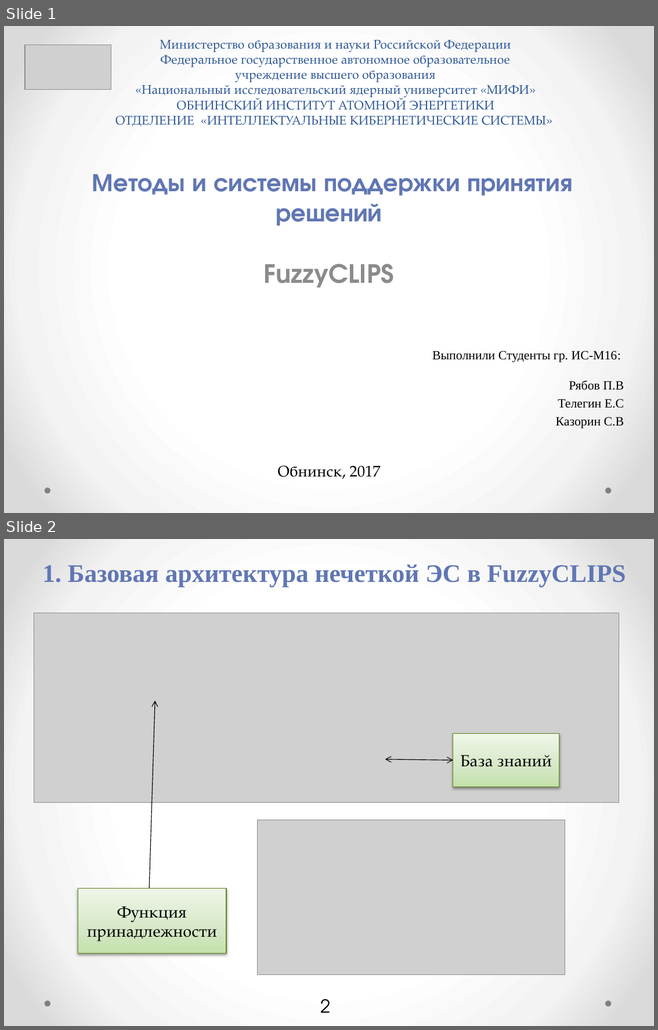
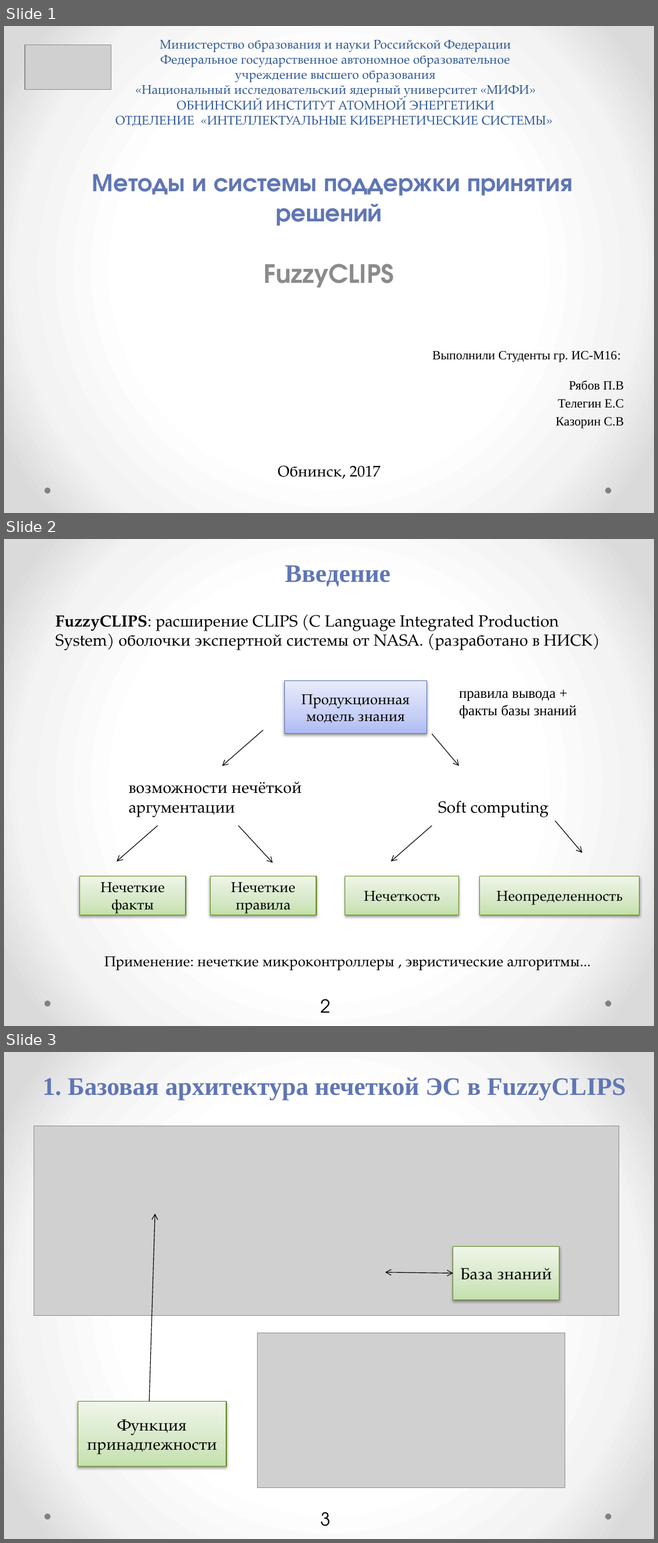
Before and after one commit to petr-r94/ResearchDocsPack, a slide deck: FuzzyCLIPS_End_release.pptx. Shown one above the other, each under a label of ours: slides 1 and 2 before the commit, slides 1, 2 and 3 after it. The pictures are 658x1030 and 658x1543 pixels, drawn with LibreOffice and Linux fonts; fonts in the diff are those of the drawing; grey boxes stand for pictures. Boxes give left, top, right and bottom in pixels: in the first picture for what was removed or moved away, otherwise in the second. Text is boxed around its words. In the diff, an @@ line names an element or a change of style, - is before the commit and + after.

```diff
--- a/FuzzyCLIPS_End_release.pptx
+++ b/FuzzyCLIPS_End_release.pptx
@@ slide 2 added at (4,539,654,1026), background gradient #FFFFFF to #F4F4F4 to #DADADA; not listed: 2 template elements that a slide beside it also shows @@
@@ text added at (285,565,390,587), 28 pt, text #6076B4, bold @@
+Введение
@@ text added at (56,614,600,650), 18 pt, text #000000 @@
+FuzzyCLIPS: расширение CLIPS (C Language Integrated Production System) оболочки экспертной системы от NASA. (разработано в НИСК)
@@ rectangle added at (284,681,426,734), fill gradient #ADBBF6 to #C5CFF8 to #E8ECFD, outline #5C72B2 0.75 pt, 16 pt, text #000000 @@
+Продукционная модель знания
@@ text added at (459,691,576,719), 16 pt, text #000000 @@
+правила вывода +
+факты базы знаний
@@ arrow added from (263, 730) to (222, 766), #000000 0.75 pt @@
@@ arrow added from (431, 734) to (459, 766), #000000 0.75 pt @@
@@ text added at (129,781,302,817), 18 pt, text #000000 @@
+возможности нечёткой аргументации
@@ text added at (438,801,549,817), 18 pt, text #000000 @@
+Soft computing
@@ arrow added from (157, 826) to (117, 862), #000000 0.75 pt @@
@@ arrow added from (238, 826) to (273, 863), #000000 0.75 pt @@
@@ arrow added from (431, 826) to (390, 862), #000000 0.75 pt @@
@@ arrow added from (555, 821) to (582, 853), #000000 0.75 pt @@
@@ rectangle added at (79,876,185,915), fill gradient #C5E1AB to #D6E9C5 to #EFF7E9, outline #62891C 0.75 pt, 16 pt, text #000000 @@
+Нечеткие факты
@@ rectangle added at (210,876,316,915), fill gradient #C5E1AB to #D6E9C5 to #EFF7E9, outline #62891C 0.75 pt, 16 pt, text #000000 @@
+Нечеткие правила
@@ rectangle added at (345,876,459,915), fill gradient #C5E1AB to #D6E9C5 to #EFF7E9, outline #62891C 0.75 pt, 16 pt, text #000000 @@
+Нечеткость
@@ rectangle added at (480,876,639,915), fill gradient #C5E1AB to #D6E9C5 to #EFF7E9, outline #62891C 0.75 pt, 16 pt, text #000000 @@
+Неопределенность
@@ text added at (104,957,590,971), 16 pt, text #000000 @@
+Применение: нечеткие микроконтроллеры , эвристические алгоритмы...
@@ page number added at (321,999,331,1013), 20 pt, text #000000 @@
+2
@@ what was slide 2 is now slide 3 @@
@@ page number at (321,1512,331,1526): text changed @@
-2
+3
```
Also in this commit, not shown: 1 other slide added, 1 other file.
